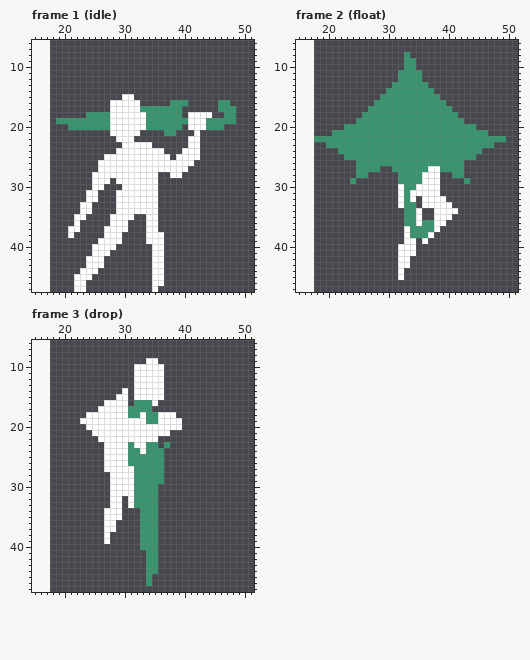
One commit to this pixel-art file: Assets/Sprites/Player/player.aseprite. The first picture shows the starting point.
48x48 pixels, 3 frames. Shown: frame 1 (idle): x 15..51, y 6..47; frame 2 (float): x 15..51, y 6..47; frame 3 (drop): x 15..51, y 6..47. The old version is drawn lined up with the new one, on the new canvas.
And afterwards:
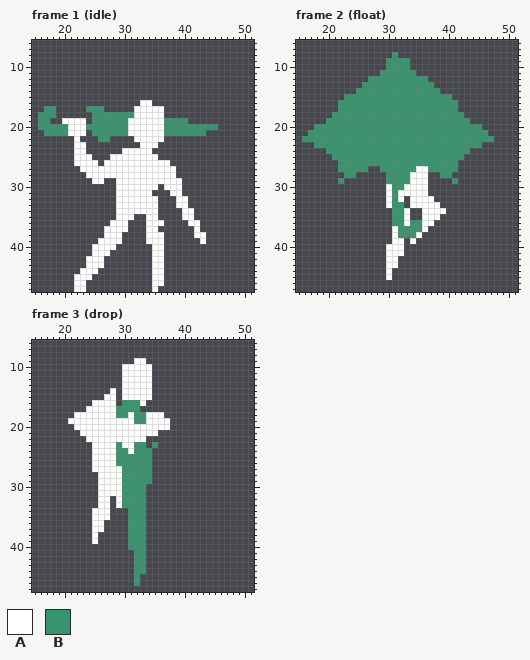
Palette (. is transparent): A #ffffff  B #37946e
Change:
canvas 48x48 -> 64x48, the old top-left corner now at 18,0 (the part of the old canvas that was cut away was empty and is not shown)
Frame 1 (idle):
y 15: x 30..31 AA -> ..
y 16: x 28..34 AAAAA.. -> .....AA; x 38..40 BBB -> ...; x 46..47 BB -> ..
y 17: x 17..18 .. -> BB; x 24..26 ... -> BBB; x 28..31 AAAA -> ....; x 33..39 BBBBBBB -> AAAA...; x 46..48 BBB -> ...
y 18: x 16..18 ... -> BBB; x 24 B -> .; x 28..31 AAAA -> BBBB; x 34..39 BBBBBB -> AAA...; x 41..44 AAAA -> ....; x 47..48 BB -> ..
y 19: x 16..17 .. -> BB; x 19..24 BBBBBB -> .AAAA.; x 28..30 AAA -> BBB; x 34..36 BBB -> AAA; x 41..48 AAABBBBB -> ........
y 20: x 16..23 .....BBB -> BBBBBAAA; x 28..30 AAA -> BBB; x 34..36 BBB -> AAA; x 40..43 .AAA -> BBBB; x 46 B -> .
y 21: x 17..23 ....... -> BBBBAAA; x 25..30 ...AAA -> BBBBBB; x 33..36 .... -> AAAA; x 39..43 ...A. -> BBBBB
y 22: x 22 . -> A; x 26..27 .. -> BB; x 29..36 AAA..... -> ...AAAAA; x 41..42 AA -> ..
y 23: x 22..23 .. -> AA; x 30..32 AAA -> ...; x 35 . -> A; x 41..42 AA -> ..
y 24: x 22..23 .. -> AA; x 29 A -> .; x 35..36 AA -> ..; x 40..42 AAA -> ...
y 25: x 22..24 ... -> AAA; x 27 A -> .; x 36..37 AA -> ..; x 39..42 AAAA -> ....
y 26: x 22..26 ....A -> AAAA.; x 38..41 AAAA -> ....
y 27: x 23..25 ... -> AAA; x 39..40 AA -> ..
y 28: x 24 . -> A; x 36..37 .. -> AA; x 39 A -> .
y 29: x 27 A -> .; x 36..39 .... -> AAAA
y 30: x 25..26 AA -> ..; x 29 . -> A; x 37..39 ... -> AAA
y 31: x 24..25 AA -> ..; x 35 A -> .; x 38..39 .. -> AA
y 32: x 24..25 AA -> ..; x 39..40 .. -> AA
y 33: x 23..24 AA -> ..; x 39..40 .. -> AA
y 34: x 23..24 AA -> ..; x 40..41 .. -> AA
y 35: x 22..23 AA -> ..; x 28 A -> .; x 40..41 .. -> AA
y 36: x 22 A -> .; x 36 . -> A; x 41..42 .. -> AA
y 37: x 21..22 AA -> ..; x 42 . -> A
y 38: x 21 A -> .; x 42..43 .. -> AA
y 39: x 43 . -> A
Frame 2 (float):
y 8: x 31 . -> B; x 33 B -> .
y 9..10: x 30..32 ... -> BBB; x 34 B -> .
y 11: x 29..31 ... -> BBB; x 35 B -> .
y 12: x 27..31 ..... -> BBBBB; x 36 . -> B
y 13: x 26..30 ..... -> BBBBB; x 37 . -> B
y 14: x 25..29 ..... -> BBBBB; x 38 . -> B
y 15: x 23..28 ...... -> BBBBBB; x 39..40 .. -> BB
y 16: x 22..27 ...... -> BBBBBB; x 40..41 .. -> BB
y 17: x 22..26 ..... -> BBBBB; x 41 . -> B
y 18: x 21..25 ..... -> BBBBB; x 42 . -> B
y 19: x 20..24 ..... -> BBBBB; x 43 . -> B
y 20: x 18..22 ..... -> BBBBB; x 45 . -> B
y 21: x 17..20 .... -> BBBB
y 22: x 16..17 .. -> BB; x 48..49 BB -> ..
y 23: x 18..19 .. -> BB; x 46..47 BB -> ..
y 24: x 20..21 .. -> BB; x 44..45 BB -> ..
y 25: x 21..22 .. -> BB; x 43..44 BB -> ..
y 26: x 22..24 ... -> BBB; x 42 B -> .
y 27: x 22..24 ... -> BBB; x 27..30 BB.. -> ..BB; x 35..38 BBAA -> AABB; x 42 B -> .
y 28: x 23..26 ..BB -> BB..; x 30..31 .. -> BB; x 34..35 BB -> AA; x 37..42 AA..BB -> ..BB..
y 29: x 22 . -> B; x 24 B -> .; x 30..31 .. -> BB; x 34..35 BB -> AA; x 37..38 AA -> ..; x 41 . -> B; x 43 B -> .
y 30: x 30..34 ..ABB -> ABBAA; x 37..38 AA -> ..
y 31: x 30..31 .. -> AB; x 33 B -> A; x 37..38 AA -> ..
y 32: x 30..31 .. -> AB; x 33 B -> .; x 35 . -> A; x 38..39 AA -> ..
y 33: x 30..35 ..ABB. -> ABB.AA; x 39..40 AA -> ..
y 34: x 31..37 ..BBA.. -> BBA..AA; x 40..41 AA -> ..
y 35: x 31..37 ..BBA.. -> BBA..AA; x 39..40 AA -> ..
y 36: x 31..33 ..B -> BBA; x 35..39 ABBAA -> BAA..
y 37: x 31..33 ..A -> ABB; x 36..38 BBA -> A..
y 38: x 31..33 ..A -> ABB; x 35..37 BBA -> A..
y 39: x 31..33 ..A -> AA.; x 36 A -> .
y 40..41: x 30..31 .. -> AA; x 33..34 AA -> ..
y 42..43: x 30..33 ..AA -> AA..
y 44..45: x 30 . -> A; x 32 A -> .
Frame 3 (drop):
y 9: x 32..35 ..AA -> AA..
y 10..13: x 30..31 .. -> AA; x 35..36 AA -> ..
y 14: x 28 . -> A; x 31 . -> A; x 35..36 AA -> ..
y 15: x 27..29 ..A -> AA.; x 31 . -> A; x 35..36 AA -> ..
y 16: x 25..26 .. -> AA; x 29..31 AA. -> .BB; x 33..35 BBA -> A..
y 17: x 24..25 .. -> AA; x 29..30 AA -> BB; x 33..34 BB -> ..
y 18: x 22..23 .. -> AA; x 29..31 AAB -> BBA; x 33..35 ABB -> BAA; x 37..38 AA -> ..
y 19: x 21..22 .. -> AA; x 32..35 AABB -> BBAA; x 38..39 AA -> ..
y 20: x 22..23 .. -> AA; x 38..39 AA -> ..
y 21: x 23..24 .. -> AA; x 36..37 AA -> ..
y 22: x 24..25 .. -> AA; x 34..35 AA -> ..
y 23: x 25..26 .. -> AA; x 29 A -> B; x 31..34 BAAB -> ABB.; x 37 B -> .
y 24: x 25..26 .. -> AA; x 29..31 AAB -> BBA; x 33 A -> B; x 35..36 BB -> ..
y 25..26: x 25..26 .. -> AA; x 29..30 AA -> BB; x 35..36 BB -> ..
y 27: x 25..26 .. -> AA; x 30..31 AA -> BB; x 35..36 BB -> ..
y 28..29: x 26..27 .. -> AA; x 30..31 AA -> BB; x 35..36 BB -> ..
y 30..31: x 26..27 .. -> AA; x 30..31 AA -> BB; x 34..35 BB -> ..
y 32..33: x 26..28 ..A -> AA.; x 30..31 .A -> BB; x 34..35 BB -> ..
y 34..35: x 25..26 .. -> AA; x 28..29 AA -> ..; x 31..32 .. -> BB; x 34..35 BB -> ..
y 36..37: x 25..28 ..AA -> AA..; x 31..32 .. -> BB; x 34..35 BB -> ..
y 38..39: x 25 . -> A; x 27 A -> .; x 31..32 .. -> BB; x 34..35 BB -> ..
y 40: x 31..32 .. -> BB; x 34..35 BB -> ..
y 41..44: x 32..35 ..BB -> BB..
y 45..46: x 32 . -> B; x 34 B -> .
Where, in picture pixels (left, top, right, bottom), the same in both pictures:
changed: (38, 94, 236, 244)
changed: (302, 52, 506, 280)
changed: (68, 358, 182, 586)
